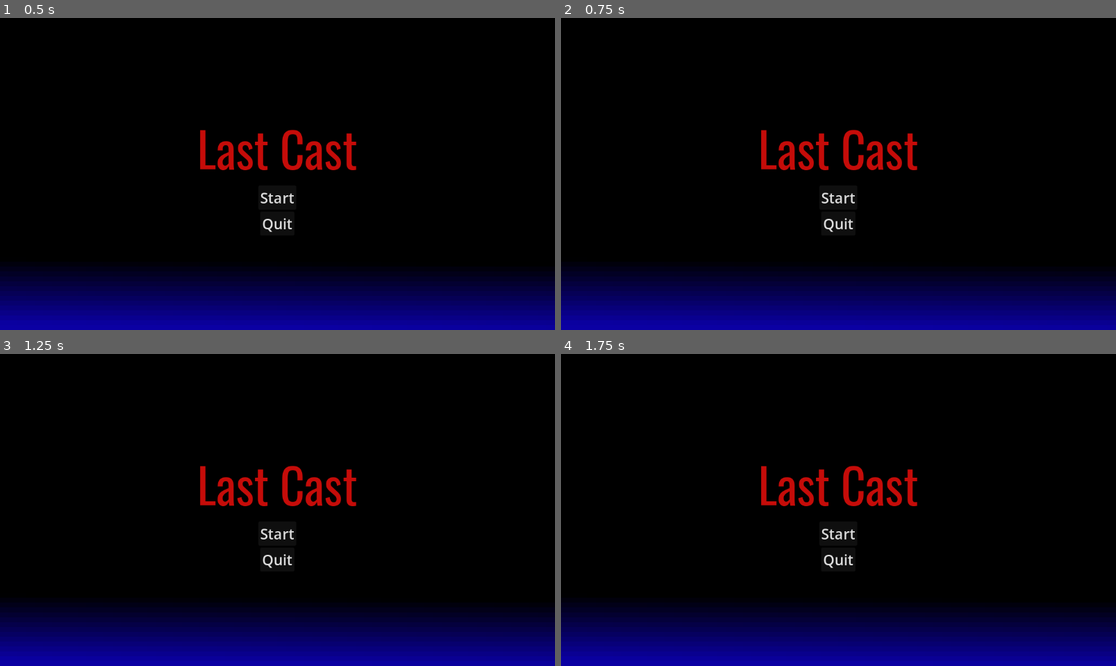
Above: before the commit, frames 1-4 (two rows, left to right).
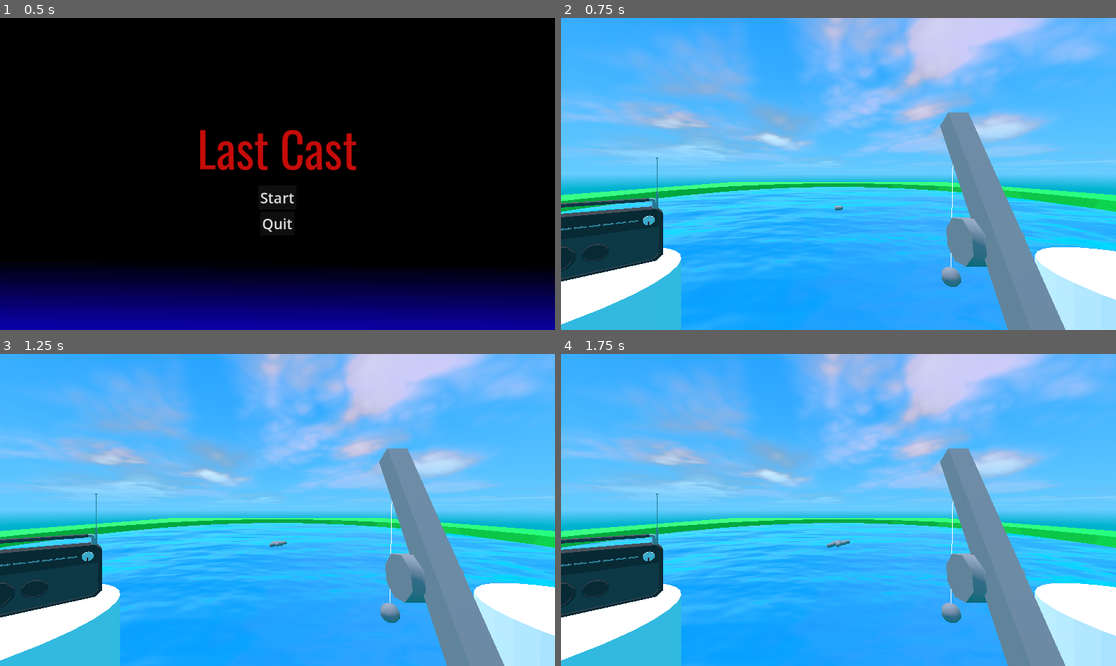
Above: after the commit, the same moments.

Repository: Herodegon/GMTK_2026
Game: Godot game, scene res://scenes/main_menu.tscn
The game is run twice, just before and just after one commit, with the same random seed, the same clock (stepped at 60 frames per second) and the same inputs. This scene is started directly instead of the project's main scene. Sound files missing from this copy of the repository are replaced by a short silence.
Inputs (mouse positions are in pixels of both pictures, inside the frame that each line leads up to):
- Up to frame 1 (0.5 s): no input
- Up to frame 2 (0.75 s): click "Start" at 0.5 s
- Up to frame 3 (1.25 s): no input
- Up to frame 4 (1.75 s): click (838, 534) at 1.25 s, where only the run before the commit has a clickable "Start"

Frame 1 is identical in both runs. In frame 2, 100% of the frame differs, in the area x 0-100%, y 0-100%; in frame 3, 100%; in frame 4, 100%.

Commit message:
Update main_menu.tscn

Diff:
--- a/scenes/main_menu.tscn
+++ b/scenes/main_menu.tscn
@@ -2,9 +2,6 @@
 
 [ext_resource type="Script" uid="uid://b8sjr4dp4a88o" path="res://scripts/main_menu.gd" id="1_l6cm7"]
 [ext_resource type="FontFile" uid="uid://bkse35n2orjqu" path="res://assets/fonts/Oswald-VariableFont_wght.ttf" id="2_ekxnf"]
-
-[sub_resource type="Theme" id="Theme_g4v7s"]
-default_font = ExtResource("2_ekxnf")
 
 [sub_resource type="Gradient" id="Gradient_ekxnf"]
 colors = PackedColorArray(0, 0, 0, 1, 0.04181391, 0, 0.639167, 1)
@@ -14,8 +11,17 @@
 fill_from = Vector2(0.5217391, 0.78695655)
 fill_to = Vector2(0.5173913, 1)
 
+[sub_resource type="Theme" id="Theme_g4v7s"]
+default_font = ExtResource("2_ekxnf")
+
 [node name="main_menu" type="Node2D" unique_id=901798566]
 script = ExtResource("1_l6cm7")
+
+[node name="Gradient" type="TextureRect" parent="." unique_id=708815472]
+z_index = -1
+offset_right = 1152.0
+offset_bottom = 648.0
+texture = SubResource("GradientTexture2D_g4v7s")
 
 [node name="HBoxContainer" type="HBoxContainer" parent="." unique_id=394053688]
 offset_right = 1152.0
@@ -51,11 +57,5 @@
 theme_override_font_sizes/font_size = 30
 text = "Quit"
 
-[node name="Gradient" type="TextureRect" parent="." unique_id=708815472]
-z_index = -1
-offset_right = 1152.0
-offset_bottom = 648.0
-texture = SubResource("GradientTexture2D_g4v7s")
-
 [connection signal="pressed" from="HBoxContainer/VBoxContainer/VBoxContainer/Start" to="." method="_on_start_pressed"]
 [connection signal="pressed" from="HBoxContainer/VBoxContainer/VBoxContainer/Quit" to="." method="_on_quit_pressed"]
